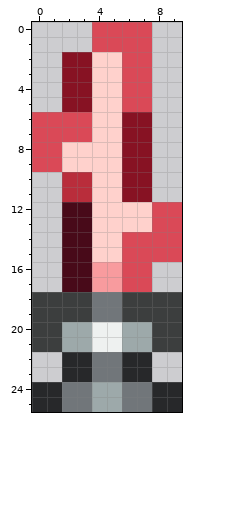
Edited in one commit: pixel-art sprite (Content/Tiles/DynamicFixture_Item.png). This is how it looked before the edit.
The file is 10x26 pixels.
The result:
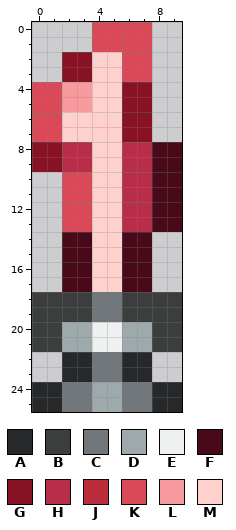
Palette (. is transparent): A #27282a  B #3c3e3e  C #71767a  D #9da9aa  E #eef1f0  F #480a19  G #871223  H #b82e49  J #b92d3b  K #da4957  L #f89b9e  M #ffd1cc
Changes in this commit:
The author put colour F in rows 8 to 11 at x 8 to 9.
Colour K becomes colour F in rows 12 to 13 at x 8 to 9; in rows 14 to 17 at x 6 to 7.
Colour K becomes colour G in rows 4 to 5 at x 6 to 7; in rows 8 to 9 at x 0 to 1.
Colour G becomes colour H in rows 8 to 11 at x 6 to 7.
Colour M becomes colour H in rows 8 to 9 at x 2 to 3; in rows 12 to 13 at x 6 to 7.
The author put colour K in rows 4 to 5 at x 0 to 1.
Colour F becomes colour K in rows 12 to 13 at x 2 to 3.
Colour J becomes colour K in rows 10 to 11 at x 2 to 3.
Colour G becomes colour L in rows 4 to 5 at x 2 to 3.
Colour K becomes colour M in rows 6 to 7 at x 2 to 3.
Colour L becomes colour M in rows 16 to 17 at x 4 to 5.
The author cleared colour K in rows 14 to 15 at x 8 to 9.
Where, in picture pixels (left, top, right, bottom), the same in both pictures:
changed: (32, 82, 182, 292)
